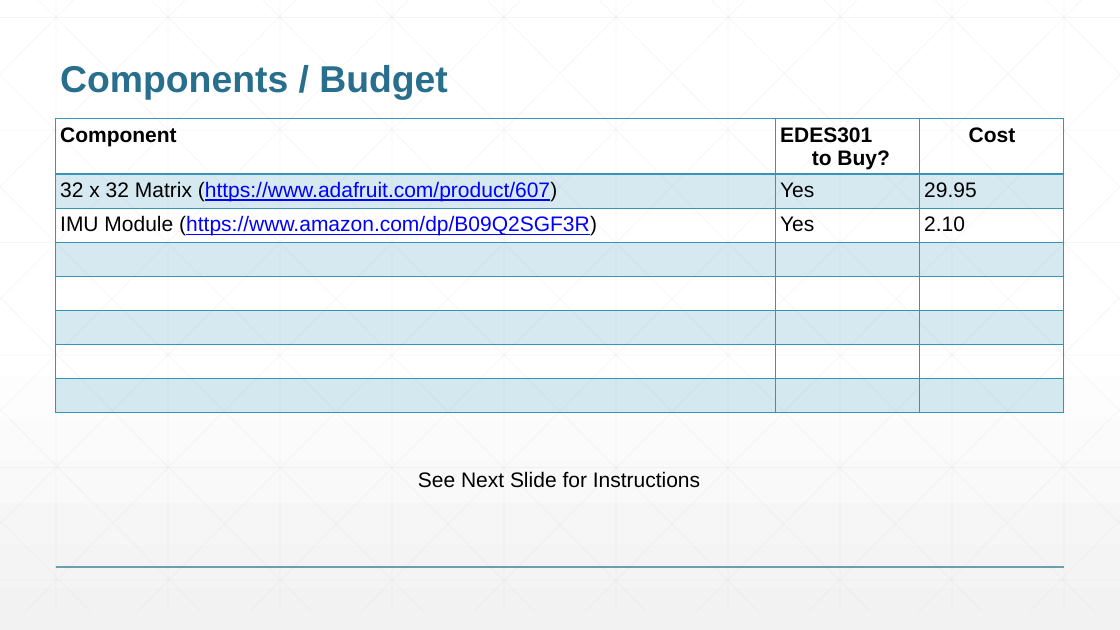
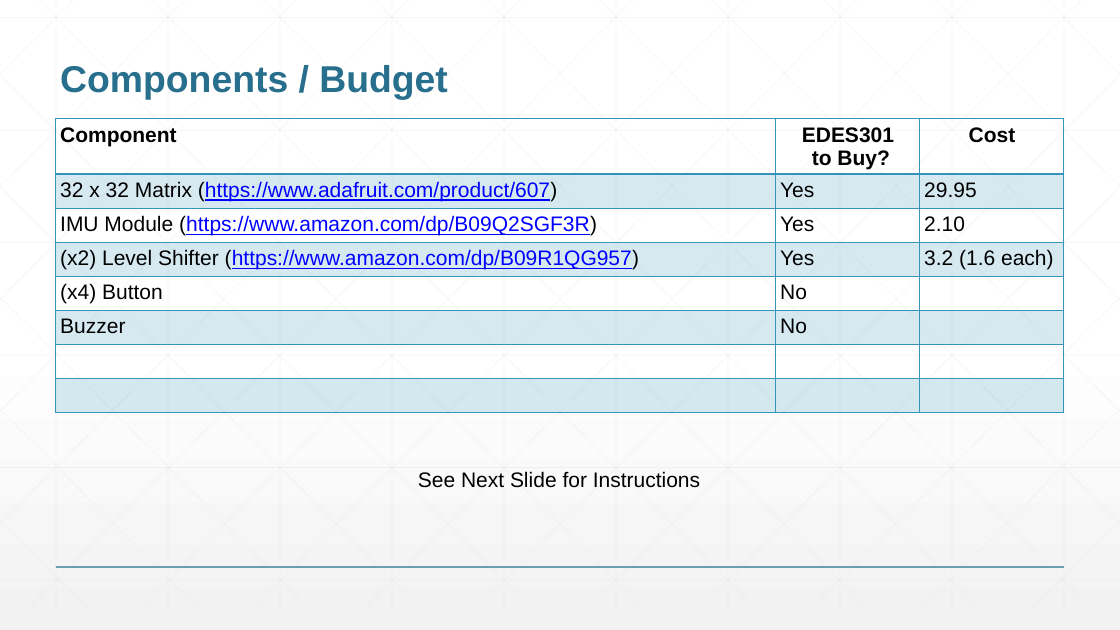
Before and after one commit to SoberingRealityCheck/EDES301, a slide deck: slide 5 of project_01/docs/goldsmith_EDES301_project_01_proposal.pptx. Drawn at 1120x630 pixels with LibreOffice and Linux fonts; fonts in the diff are those of the drawing. Boxes give left, top, right and bottom in pixels: in the first picture for what was removed or moved away, otherwise in the second. Text is boxed around its words. In the diff, an @@ line names an element or a change of style, - is before the commit and + after.

```diff
--- a/project_01/docs/goldsmith_EDES301_project_01_proposal.pptx
+++ b/project_01/docs/goldsmith_EDES301_project_01_proposal.pptx
@@ table at <box>56,119,1064,392</box> @@
-row 1, column 2: EDES301 to Buy?
+row 1, column 2: EDES301 / to Buy?
+row 4: (x2) Level Shifter (https://www.amazon.com/dp/B09R1QG957) | Yes | 3.2 (1.6 each)
+row 5: (x4) Button | No | 
+row 6: Buzzer | No | 
-row 6:  |  | 
-row 7:  |  | 
-row 8:  |  | 
```
Also in this commit, not shown: 2 other slides changed, 1 other file.
